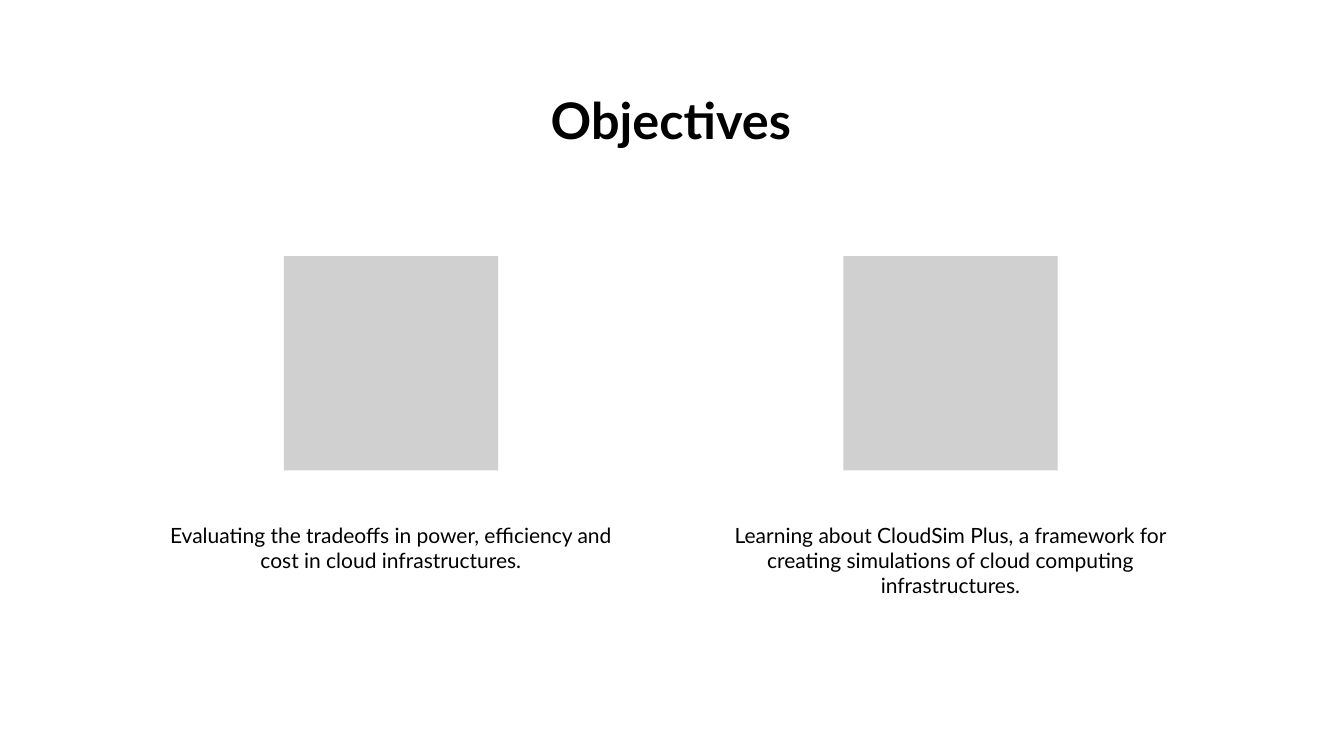
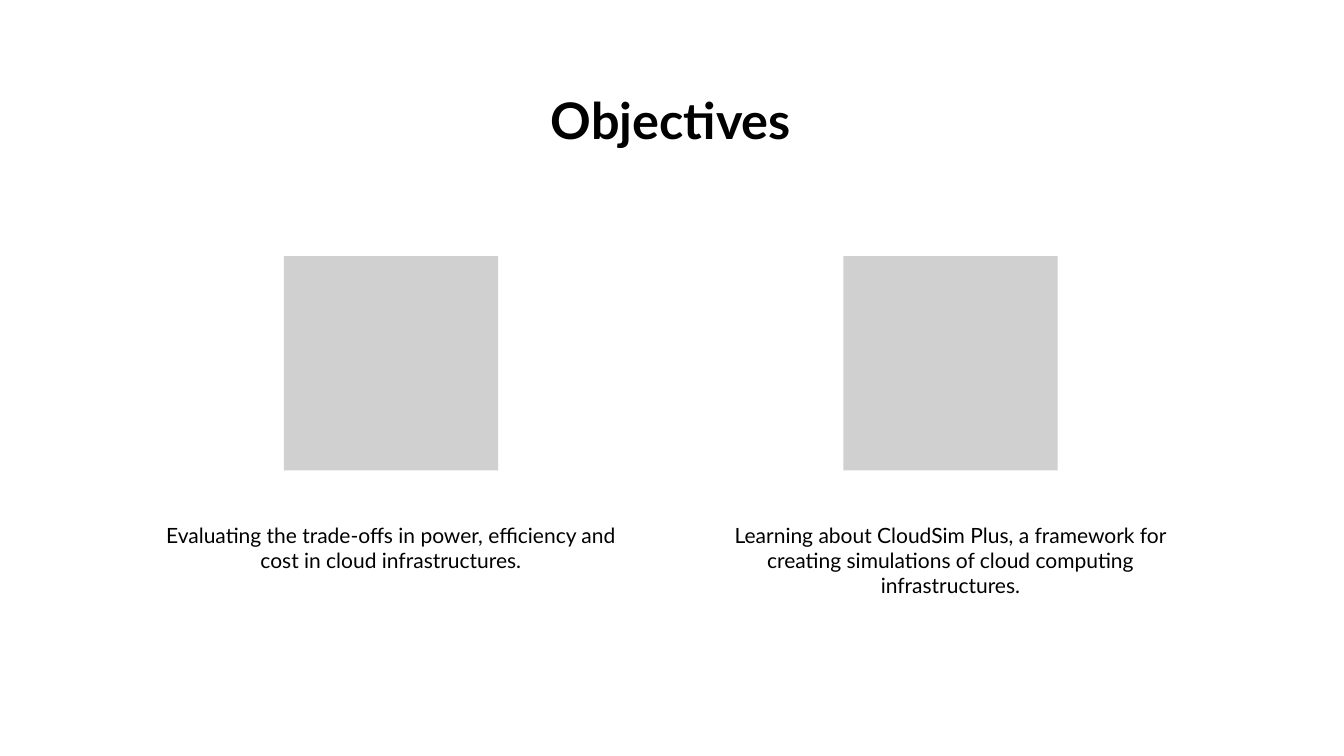
Before and after one commit to mcarbajal2/AdvInfoSys-SemesterProject, a slide deck: slide 3 of docs/Final_Presentation.pptx. Drawn at 1344x756 pixels with LibreOffice and Linux fonts; fonts in the diff are those of the drawing; grey boxes stand for pictures; background and template pictures are left out. Boxes give left, top, right and bottom in pixels: in the first picture for what was removed or moved away, otherwise in the second. Text is boxed around its words. In the diff, an @@ line names an element or a change of style, - is before the commit and + after.

```diff
--- a/docs/Final_Presentation.pptx
+++ b/docs/Final_Presentation.pptx
@@ text at (166,527,615,568): text changed @@
-Evaluating the tradeoffs in power, efficiency and cost in cloud infrastructures.
+Evaluating the trade-offs in power, efficiency and cost in cloud infrastructures.
```
Also in this commit, not shown: 4 other slides changed, 4 slides added, 6 slides removed, 2 other files.
